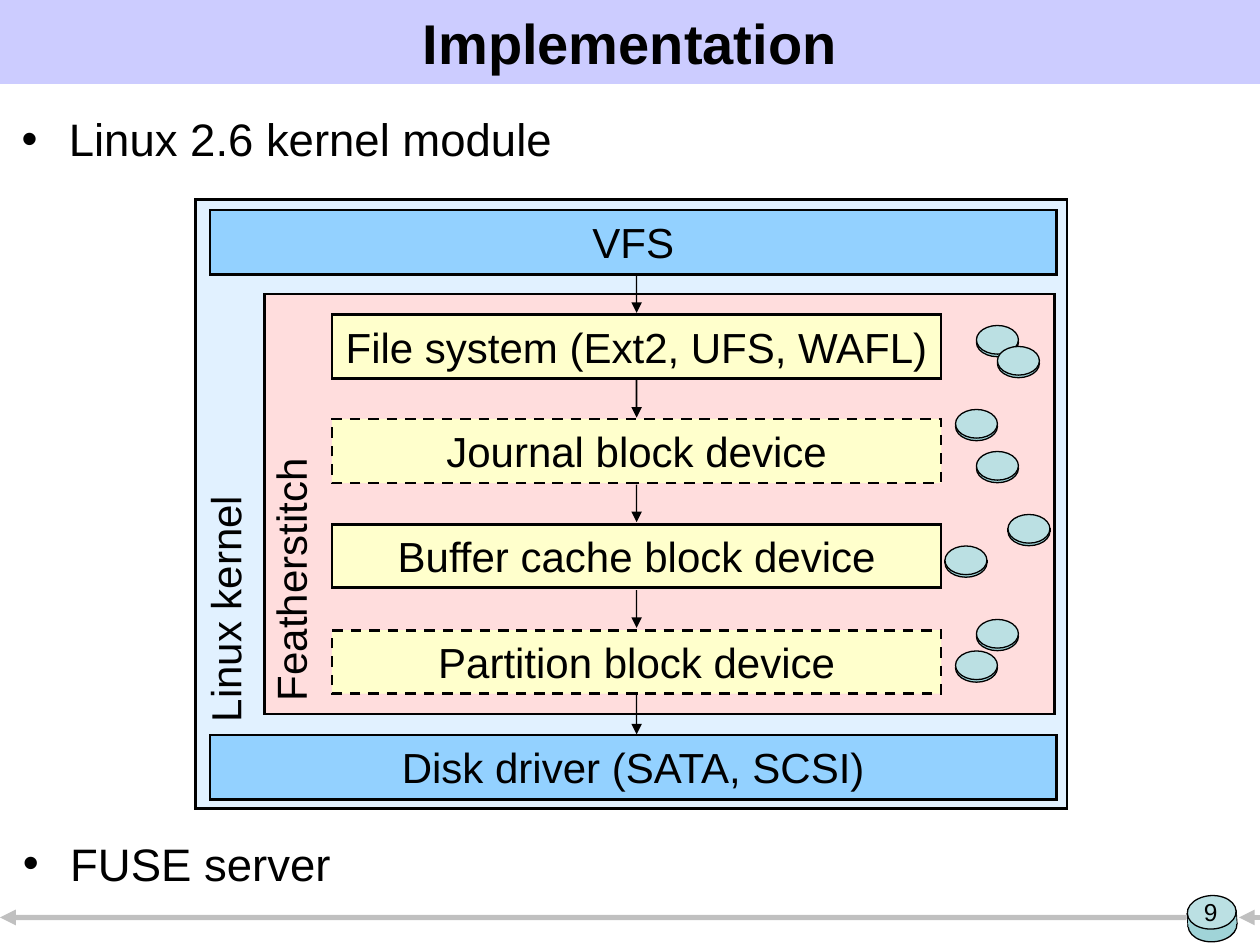
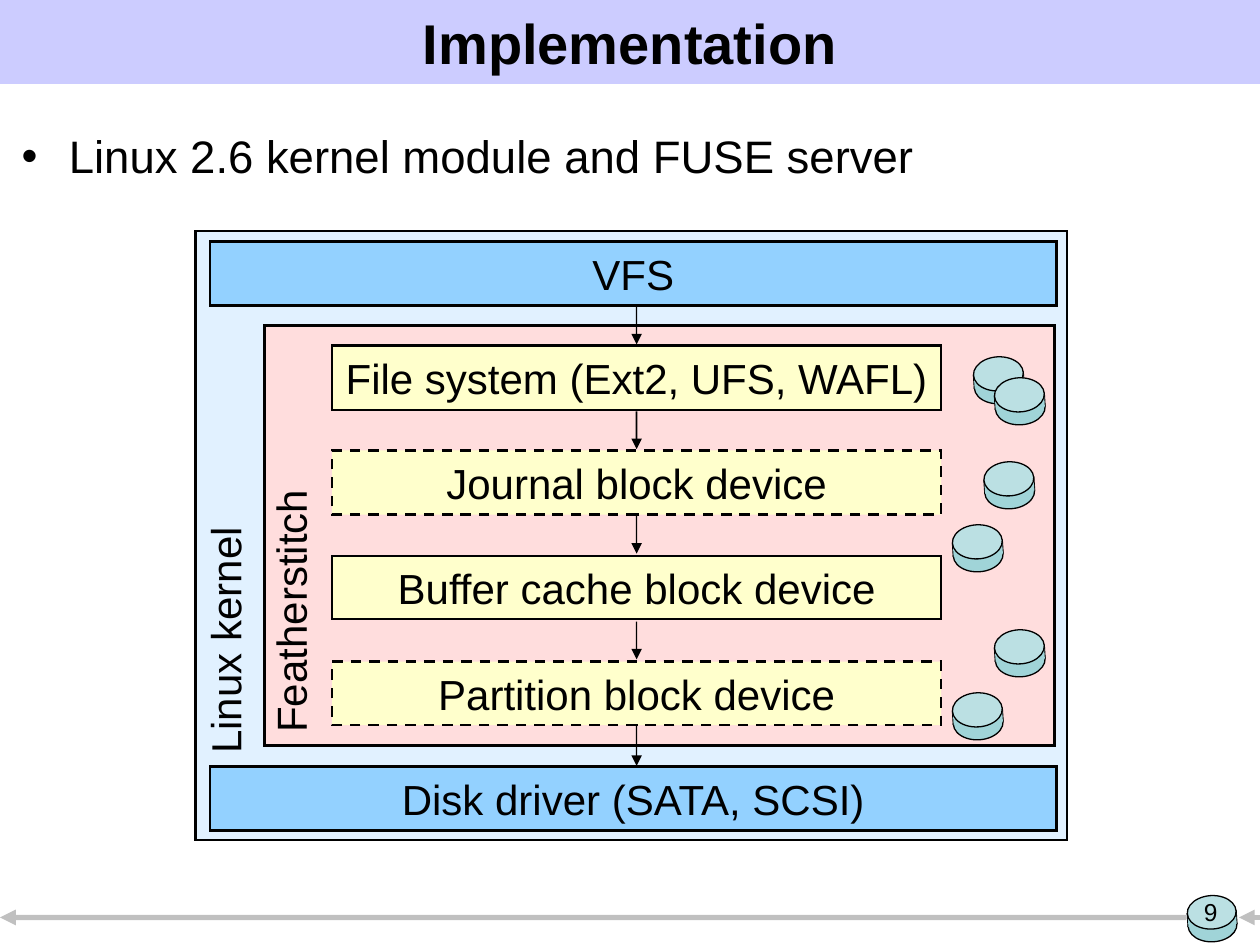
Before and after one commit to ucla-readable/fstitch-doc, a slide deck: slide 9 of sosp/pres.ppt. Drawn at 1260x945 pixels with LibreOffice and Linux fonts; fonts in the diff are those of the drawing. Boxes give left, top, right and bottom in pixels: in the first picture for what was removed or moved away, otherwise in the second. Text is boxed around its words. In the diff, an @@ line names an element or a change of style, - is before the commit and + after.

Commit message:
Revert to e48819c1fccedc65bc6fd3e7aae8819ba793f86e (Remove crash todo...) to move from thin back to thick patches.

```diff
--- a/sosp/pres.ppt
+++ b/sosp/pres.ppt
@@ text at <box>69,140,913,174</box>: text changed @@
-• Linux 2.6 kernel module
+• Linux 2.6 kernel module and FUSE server
@@ group removed at <box>976,325,1018,357</box>: 2 rectangles, 2 ellipses @@
@@ rotation 0 to 356 degrees in 24 elements at <box>953,537,1005,573</box>, <box>983,461,1035,498</box>, <box>952,524,1004,561</box>, <box>973,355,1025,392</box>, <box>993,629,1045,665</box>, <box>984,474,1037,510</box>, <box>973,368,1025,405</box>, <box>995,641,1047,678</box>, <box>952,540,1002,556</box>, <box>952,692,1004,728</box>, <box>984,477,1034,493</box>, <box>952,540,1003,556</box>, <box>995,389,1047,426</box>, <box>984,477,1035,493</box>, <box>974,373,1023,388</box>, <box>995,646,1045,662</box>, <box>953,704,1005,741</box>, <box>974,373,1025,388</box>, <box>995,645,1046,661</box>, <box>993,377,1045,413</box>, <box>952,709,1002,725</box>, <box>995,394,1045,410</box>, <box>952,708,1003,724</box>, <box>995,393,1046,409</box> @@
@@ group removed at <box>1008,514,1050,546</box>: 2 rectangles, 2 ellipses @@
@@ 8 rectangles, 5 arrows, 2 texts: place and size @@
-8 rectangles, 5 arrows, 2 texts at <box>195,199,1067,808</box>
+8 rectangles, 5 arrows, 2 texts at <box>195,231,1067,839</box>
@@ text removed at <box>70,849,330,882</box> @@
-• FUSE server
```
Also in this commit, not shown: 18 other slides changed, 2 slides added, 1 slide removed.
